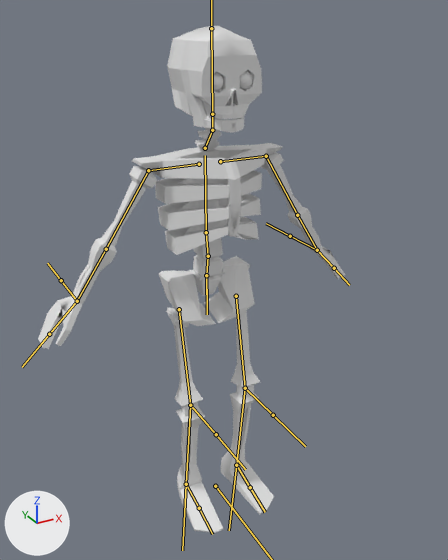
What one commit did to the FBX model Assets/Art/Objects/Enemy/skeleton/skeleton_model.fbx.
Camera for both pictures: a 50 mm camera at (-1.55, -2.89, 2.99) aimed at (-0.06, -0.18, 1.63). Every picture has the same lights, and +X, +Y and +Z are marked at lower left. The bones that bend it are drawn over the model as lines.

In view in the first picture: 'Skeleton'.
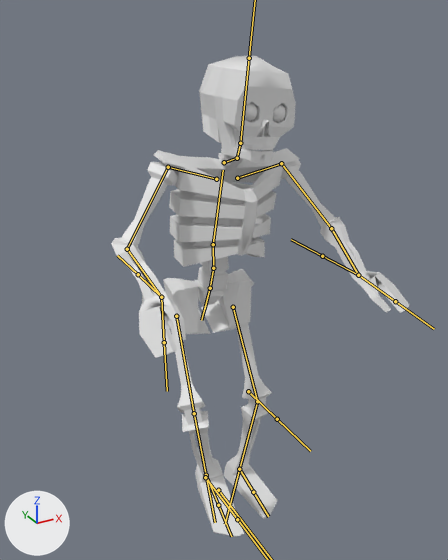
The newer file adds an action. The first version stands in its rest pose; the second is drawn at frame 20 of the action 'Armature|Walk'.

Pixel boxes [x1, y1, x2, y2] of what changed, in the pictures (448 x 560 px):
'Skeleton', posed: before [38, 26, 345, 533]; after [111, 56, 409, 537]
bone 'Hips', root to tip: before (206, 275) to (207, 302); after (210, 288) to (204, 309)
bone 'Spine_01', root to tip: before (206, 275) to (208, 256); after (210, 288) to (213, 268)
bone 'Spine_03', root to tip: before (206, 232) to (205, 155); after (213, 244) to (223, 170)
bone 'Neck_01', root to tip: before (205, 148) to (212, 130); after (224, 162) to (237, 158)
bone 'Neck_02', root to tip: before (212, 130) to (212, 114); after (237, 158) to (240, 143)
bone 'Head', root to tip: before (212, 114) to (211, 28); after (240, 143) to (249, 58)
bone 'Shoulder.L', root to tip: before (220, 161) to (266, 156); after (237, 178) to (281, 163)
bone 'Arm.L', root to tip: before (266, 156) to (297, 215); after (281, 163) to (331, 228)
bone 'Elbow.L', root to tip: before (297, 215) to (317, 250); after (331, 228) to (358, 275)
bone 'Hand.L', root to tip: before (317, 250) to (334, 268); after (358, 275) to (395, 301)
bone 'Shoulder.R', root to tip: before (199, 164) to (148, 170); after (216, 179) to (168, 167)
bone 'Arm.R', root to tip: before (148, 170) to (106, 249); after (168, 167) to (127, 249)
bone 'Elbow.R', root to tip: before (106, 249) to (77, 301); after (127, 249) to (161, 297)
bone 'Hand.R', root to tip: before (77, 301) to (49, 334); after (161, 297) to (164, 342)
bone 'Leg.L', root to tip: before (236, 296) to (245, 388); after (233, 307) to (257, 401)
bone 'Knee.L', root to tip: before (245, 388) to (236, 465); after (257, 401) to (239, 469)
bone 'Foot.L', root to tip: before (236, 465) to (250, 487); after (239, 469) to (253, 492)
bone 'Leg.R', root to tip: before (179, 309) to (190, 405); after (176, 316) to (194, 413)
bone 'Knee.R', root to tip: before (190, 405) to (186, 484); after (194, 413) to (206, 475)
bone 'Foot.R', root to tip: before (186, 484) to (199, 508); after (206, 475) to (218, 505)

The change, as a list of edits to the scene's bpy script:
```text
Change bone_rig_object:
    where bone_rig_object = bpy.data.objects['Armature']  # the whole rig 'Armature'
    bone_rig_object.location: (0.0, 0.045, 0.0) -> (0.0, 0.0, 0.0)
Change bone_hips:
    where bone_hips = bpy.data.objects['Armature'].pose.bones['Hips']  # child of 'Root'
    bone_hips.location: (0.0, 0.0, 0.0) -> (0.0, 0.21, 0.0)
    bone_hips.rotation_quaternion: (1.0, 0.0, 0.0, 0.0) -> (0.987, 0.042, -0.007, 0.157)  # degrees (0, 0, 0) -> degrees (5, -1, 18)
Change bone_spine_01:
    where bone_spine_01 = bpy.data.objects['Armature'].pose.bones['Spine_01']  # child of 'Hips'
    bone_spine_01.rotation_quaternion: (1.0, 0.0, 0.0, 0.0) -> (0.988, 0.157, 0.0, 0.0)  # degrees (0, 0, 0) -> degrees (18, 0, 0)
Change bone_spine_03:
    where bone_spine_03 = bpy.data.objects['Armature'].pose.bones['Spine_03']  # child of 'Spine_02'
    bone_spine_03.rotation_quaternion: (1.0, 0.0, 0.0, 0.0) -> (0.999, -0.055, -0.001, 0.0)  # degrees (0, 0, 0) -> degrees (-6, 0, 0)
Change bone_neck_01:
    where bone_neck_01 = bpy.data.objects['Armature'].pose.bones['Neck_01']  # child of 'Spine_03'
    bone_neck_01.rotation_quaternion: (1.0, 0.0, 0.0, 0.0) -> (0.979, -0.202, 0.035, -0.011)  # degrees (0, 0, 0) -> degrees (-23, 4, -2)
Change bone_neck_02:
    where bone_neck_02 = bpy.data.objects['Armature'].pose.bones['Neck_02']  # child of 'Neck_01'
    bone_neck_02.rotation_quaternion: (1.0, 0.0, 0.0, 0.0) -> (0.991, 0.131, -0.015, 0.023)  # degrees (0, 0, 0) -> degrees (15, -2, 2)
Change bone_head:
    where bone_head = bpy.data.objects['Armature'].pose.bones['Head']  # child of 'Neck_02'
    bone_head.rotation_quaternion: (1.0, 0.0, 0.0, 0.0) -> (0.993, 0.12, 0.002, 0.002)  # degrees (0, 0, 0) -> degrees (14, 0, 0)
Change bone_shoulder_l:
    where bone_shoulder_l = bpy.data.objects['Armature'].pose.bones['Shoulder.L']  # child of 'Spine_03'
    bone_shoulder_l.rotation_quaternion: (1.0, 0.0, 0.0, 0.0) -> (0.985, 0.043, -0.119, 0.114)  # degrees (0, 0, 0) -> degrees (3, -14, 13)
Change bone_arm_l:
    where bone_arm_l = bpy.data.objects['Armature'].pose.bones['Arm.L']  # child of 'Shoulder.L'
    bone_arm_l.rotation_quaternion: (1.0, 0.0, 0.0, 0.0) -> (0.742, -0.557, -0.342, 0.151)  # degrees (0, 0, 0) -> degrees (-81, -20, 40)
Change bone_elbow_l:
    where bone_elbow_l = bpy.data.objects['Armature'].pose.bones['Elbow.L']  # child of 'Arm.L'
    bone_elbow_l.rotation_quaternion: (1.0, 0.0, 0.0, 0.0) -> (0.986, -0.162, -0.011, 0.045)  # degrees (0, 0, 0) -> degrees (-19, 0, 5)
Change bone_hand_l:
    where bone_hand_l = bpy.data.objects['Armature'].pose.bones['Hand.L']  # child of 'Elbow.L'
    bone_hand_l.rotation_quaternion: (1.0, 0.0, 0.0, 0.0) -> (0.959, 0.252, 0.13, 0.006)  # degrees (0, 0, 0) -> degrees (30, 14, 5)
Change bone_shoulder_r:
    where bone_shoulder_r = bpy.data.objects['Armature'].pose.bones['Shoulder.R']  # child of 'Spine_03'
    bone_shoulder_r.rotation_quaternion: (1.0, 0.0, 0.0, 0.0) -> (0.985, 0.043, 0.119, -0.114)  # degrees (0, 0, 0) -> degrees (3, 14, -13)
Change bone_arm_r:
    where bone_arm_r = bpy.data.objects['Armature'].pose.bones['Arm.R']  # child of 'Shoulder.R'
    bone_arm_r.rotation_quaternion: (1.0, 0.0, 0.0, 0.0) -> (0.928, -0.306, 0.209, 0.031)  # degrees (0, 0, 0) -> degrees (-37, 24, -4)
Change bone_elbow_r:
    where bone_elbow_r = bpy.data.objects['Armature'].pose.bones['Elbow.R']  # child of 'Arm.R'
    bone_elbow_r.rotation_quaternion: (1.0, 0.0, 0.0, 0.0) -> (0.853, -0.522, 0.006, 0.015)  # degrees (0, 0, 0) -> degrees (-63, 2, 1)
Change bone_hand_r:
    where bone_hand_r = bpy.data.objects['Armature'].pose.bones['Hand.R']  # child of 'Elbow.R'
    bone_hand_r.rotation_quaternion: (1.0, 0.0, 0.0, 0.0) -> (0.959, 0.252, -0.131, -0.007)  # degrees (0, 0, 0) -> degrees (30, -14, -5)
Change bone_leg_l:
    where bone_leg_l = bpy.data.objects['Armature'].pose.bones['Leg.L']  # child of 'Hips'
    bone_leg_l.rotation_quaternion: (1.0, 0.0, 0.0, 0.0) -> (0.956, 0.051, 0.021, 0.287)  # degrees (0, 0, 0) -> degrees (6, 1, 33)
Change bone_knee_l:
    where bone_knee_l = bpy.data.objects['Armature'].pose.bones['Knee.L']  # child of 'Leg.L'
    bone_knee_l.rotation_quaternion: (1.0, 0.0, 0.0, 0.0) -> (0.979, 0.0, 0.0, -0.203)  # degrees (0, 0, 0) -> degrees (0, 0, -23)
Change bone_foot_l:
    where bone_foot_l = bpy.data.objects['Armature'].pose.bones['Foot.L']  # child of 'Knee.L'
    bone_foot_l.rotation_quaternion: (1.0, 0.0, 0.0, 0.0) -> (0.997, -0.029, -0.006, 0.072)  # degrees (0, 0, 0) -> degrees (-3, 0, 8)
Change bone_leg_r:
    where bone_leg_r = bpy.data.objects['Armature'].pose.bones['Leg.R']  # child of 'Hips'
    bone_leg_r.rotation_quaternion: (1.0, 0.0, 0.0, 0.0) -> (0.838, -0.024, -0.206, -0.504)  # degrees (0, 0, 0) -> degrees (10, -22, -64)
Change bone_knee_r:
    where bone_knee_r = bpy.data.objects['Armature'].pose.bones['Knee.R']  # child of 'Leg.R'
    bone_knee_r.rotation_quaternion: (1.0, 0.0, 0.0, 0.0) -> (0.882, 0.0, 0.0, 0.47)  # degrees (0, 0, 0) -> degrees (0, 0, 56)
Change bone_foot_r:
    where bone_foot_r = bpy.data.objects['Armature'].pose.bones['Foot.R']  # child of 'Knee.R'
    bone_foot_r.rotation_quaternion: (1.0, 0.0, 0.0, 0.0) -> (0.981, -0.119, 0.147, 0.049)  # degrees (0, 0, 0) -> degrees (-13, 17, 4)
```
